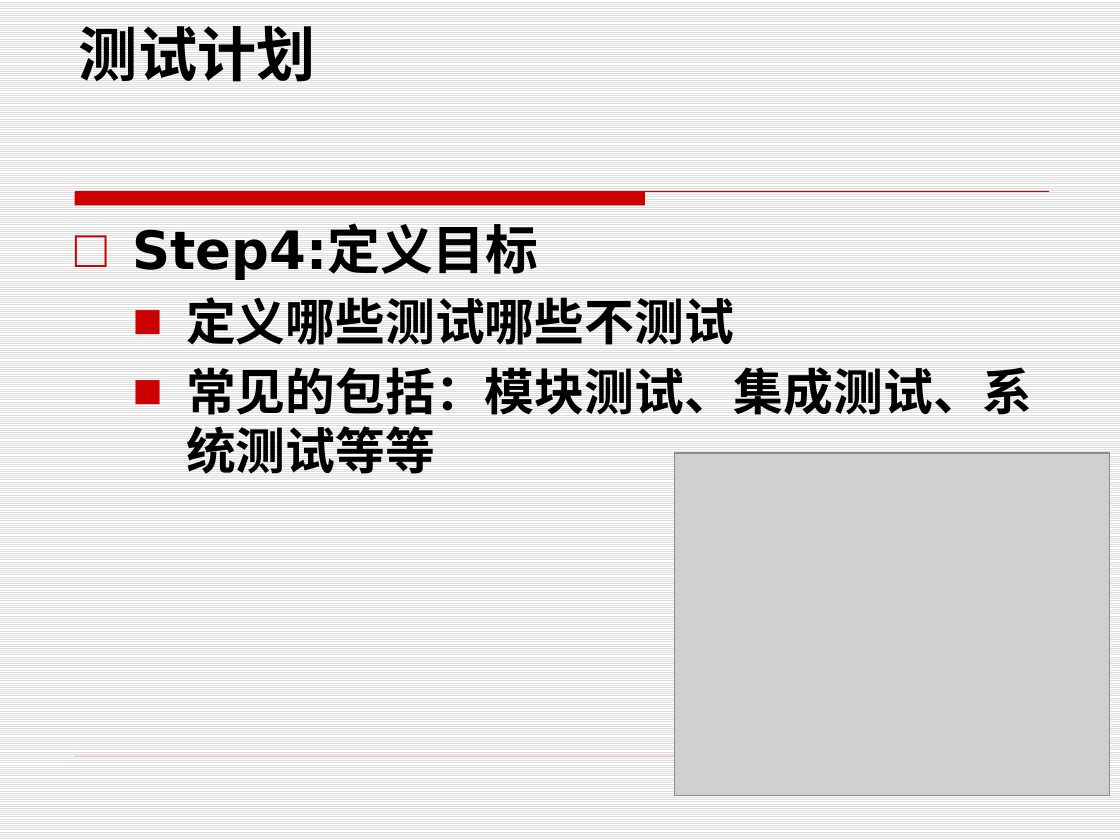
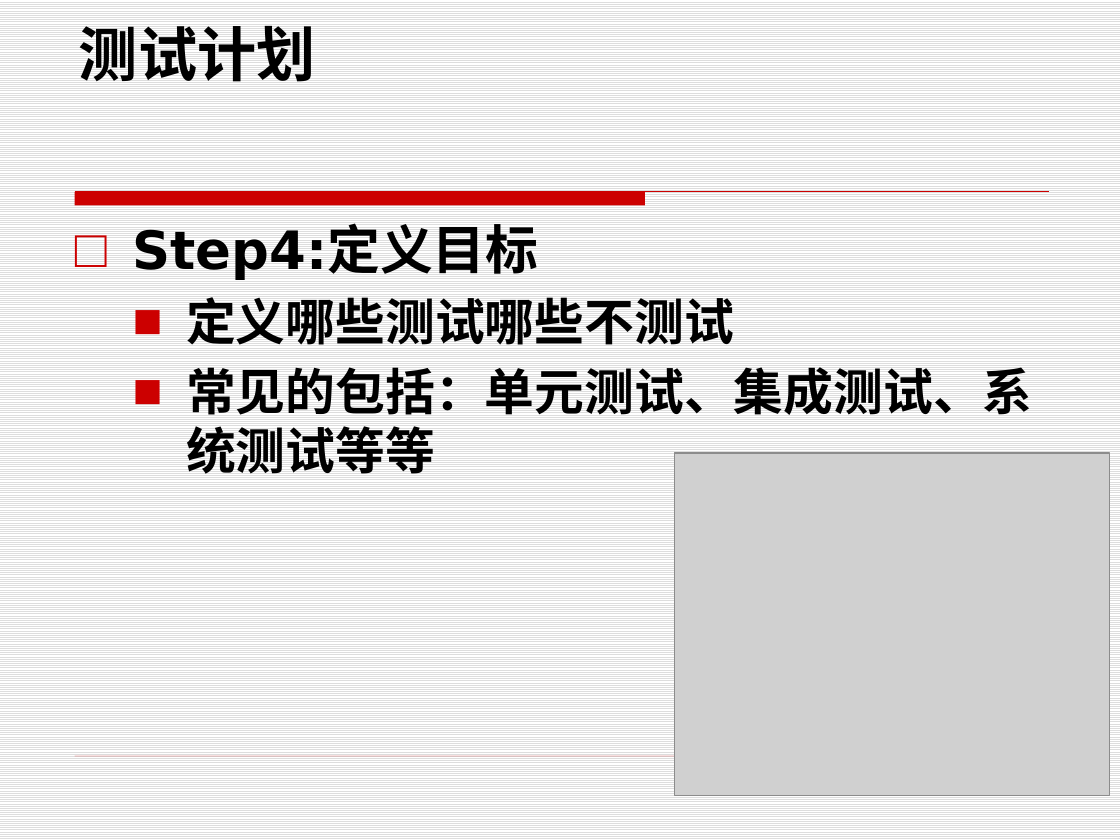
Before and after one commit to edu2act/course-foundation-software-tesing, a slide deck: slide 6 of PPT/第三部分 软件测试应用/11.4 测试计划.pptx. Drawn at 1120x840 pixels with LibreOffice and Linux fonts; fonts in the diff are those of the drawing; grey boxes stand for pictures. Boxes give left, top, right and bottom in pixels: in the first picture for what was removed or moved away, otherwise in the second. Text is boxed around its words. In the diff, an @@ line names an element or a change of style, - is before the commit and + after.

Commit message:
测试PPT

```diff
--- a/PPT/第三部分 软件测试应用/11.4 测试计划.pptx
+++ b/PPT/第三部分 软件测试应用/11.4 测试计划.pptx
@@ text at (186, 367, 1033, 474): text changed @@
-  ■ 常见的包括：模块测试、集成测试、系统测试等等
+  ■ 常见的包括：单元测试、集成测试、系统测试等等
```
Also in this commit, not shown: 2 other slides changed, 18 other files.
